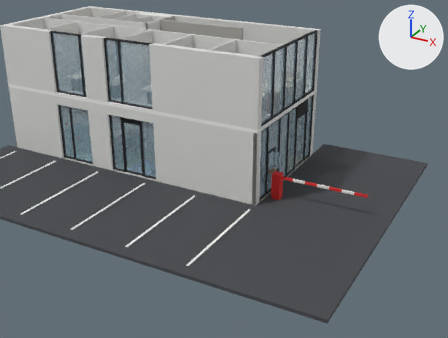
What one commit did to the COLLADA model v5/BLM_Lobby_v5.dae.
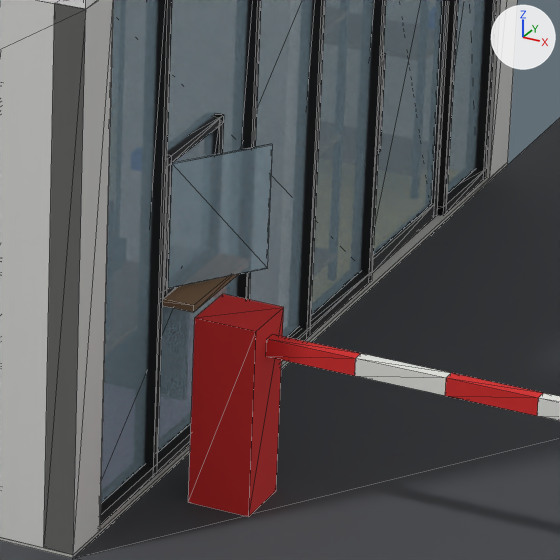
There are two pictures of each version: one from a 50 mm camera at (22.01, -20.1, 11.14) aimed at (11.02, -0.13, 1.15), one close up on the part from 55% to 71% of the width and 39% to 61% of the height. Arrows for +X, +Y and +Z are at upper right; the lights stay in place. The last two pictures show the newer version. The close-ups show mesh edges as thin lines.

Names of what the first close-up shows: 'alu', 'asphalt', 'barrier', 'floor', 'glass', 'line', 'steel', 'wall_dark', 'wood' and 1 more.
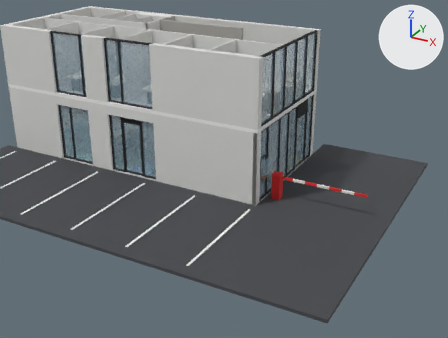
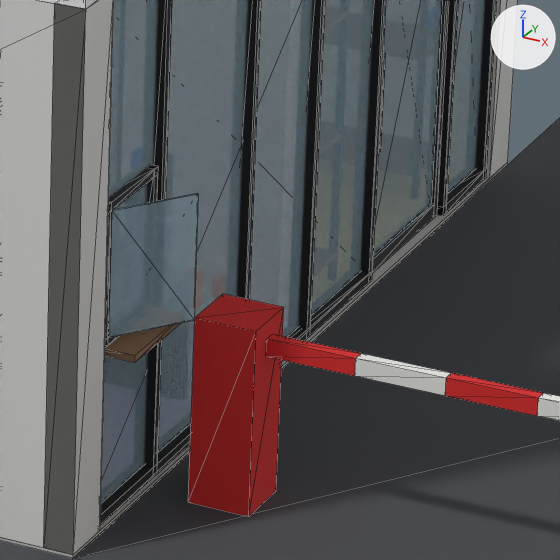
Changed parts and their boxes [x1, y1, x2, y2] in the close-ups (560 x 560 px; the box of a moved part takes in the faces that stretch with it):
'alu', reshaped
    before: [163, 0, 449, 299]
    after: [105, 0, 449, 348]
'wood', reshaped
    before: [163, 274, 238, 312]
    after: [105, 323, 181, 362]
part 1 of me_glass, moved or reshaped
    before: [168, 144, 273, 289]
    after: [108, 193, 199, 338]
part 2 of me_alu, moved or reshaped
    before: [163, 114, 224, 299]
    after: [105, 165, 158, 348]

The change in detail:
me_glass is used by ob_glass; location (0.0, 0.0, 0.0).
me_glass had 176 vertices, 264 faces and spanned x 2.0..12.88, y -0.17..5.49, z 0.05..5.79.
me_glass now has 176 vertices, 264 faces and spans x 2.0..12.82, y -0.17..5.49, z 0.05..5.79.
me_glass part 1: the loose piece of 8 vertices spanning x 12.52..12.88, y 0.84..1.35, z 1.04..1.75 is scaled about its middle by (0.836, 0.836, 1), then moved by (-0.03, -0.76, 0.0).
me_alu has 300 vertices, 588 faces and spans x 1.98..12.52, y -0.18..5.35, z 0.0..3.0.
me_alu is used by ob_alu; location (0.0, 0.0, 0.0).
me_alu part 2: the loose piece of 24 vertices spanning x 12.43..12.52, y 0.8..1.5, z 1.0..1.8 is scaled about its middle by (1, 0.851, 1), then moved by (0.0, -0.77, 0.0).
me_wood has 200 vertices, 300 faces and spans x 0.0..12.69, y 0.02..5.44, z 0.15..5.18.
me_wood is used by ob_wood; location (0.0, 0.0, 0.0).
me_wood part 3: the loose piece of 8 vertices spanning x 12.26..12.69, y 0.8..1.5, z 0.96..1.0 is scaled about its middle by (1, 0.857, 1), then moved by (0.0, -0.77, 0.0).
